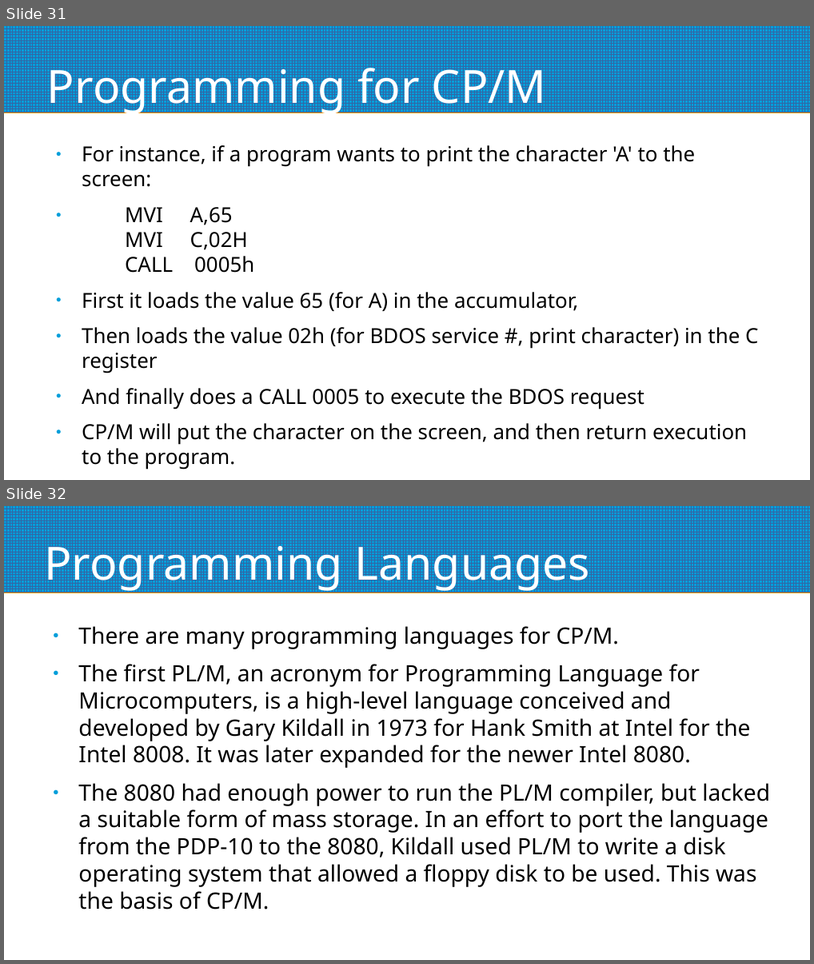
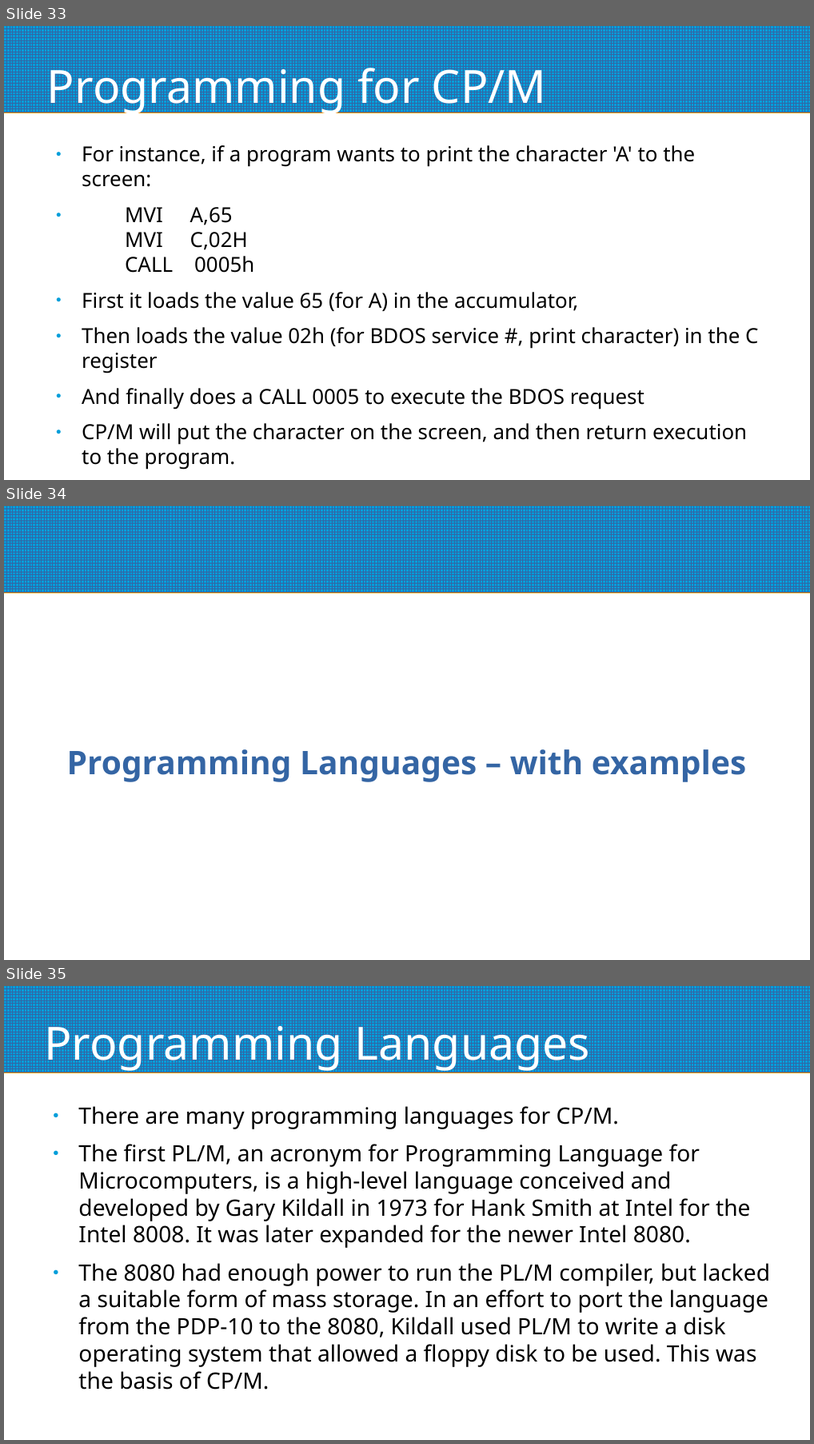
Before and after one commit to mggates39/Programming-With-CPM, a slide deck: CPM_Programming_Slides.odp. Shown one above the other, each under a label of ours: slides 31 and 32 before the commit, slides 33, 34 and 35 after it. The pictures are 814x964 and 814x1444 pixels, drawn with LibreOffice and Linux fonts; fonts in the diff are those of the drawing. Boxes give left, top, right and bottom in pixels: in the first picture for what was removed or moved away, otherwise in the second. Text is boxed around its words. In the diff, an @@ line names an element or a change of style, - is before the commit and + after.

```diff
--- a/CPM_Programming_Slides.odp
+++ b/CPM_Programming_Slides.odp
@@ slide 34 added at box(4, 506, 810, 960), background #FFFFFF; not listed: 1 template element that a slide beside it also shows @@
@@ subtitle added at box(67, 749, 746, 782), 32 pt, text #3465A4, bold @@
+Programming Languages – with examples
@@ what was slide 31 is now slide 33 @@
@@ what was slide 32 is now slide 35 @@
```
Also in this commit, not shown: 3 slides changed, 3 other slides added, 1 other file.
